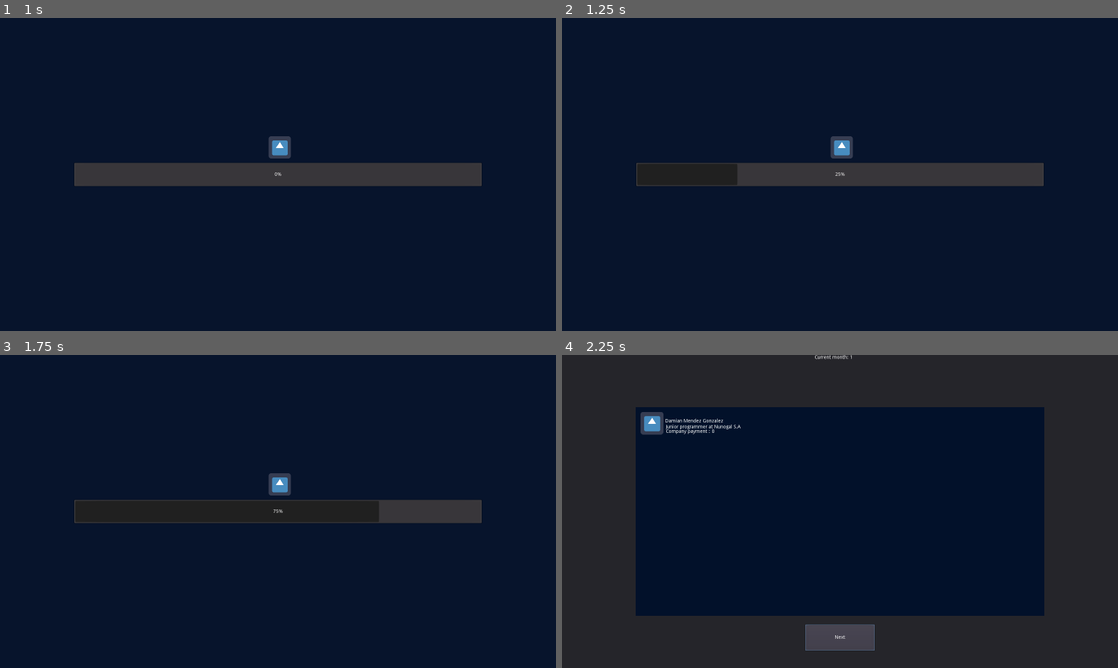
Above: before the commit, frames 1-4 (two rows, left to right).
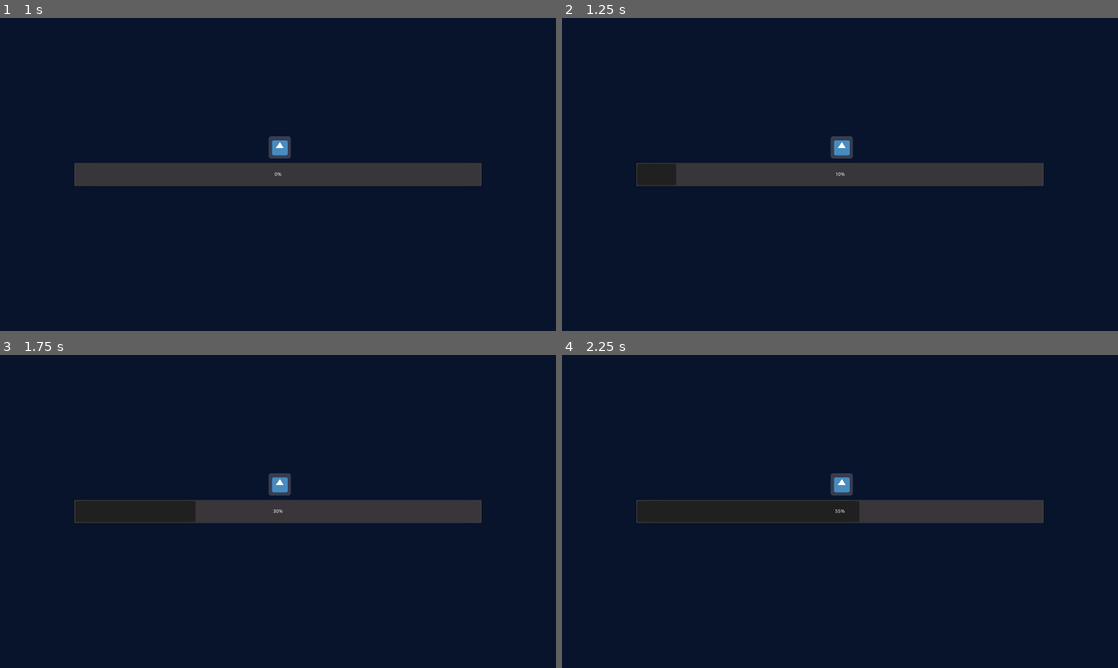
Above: after the commit, the same moments.

Repository: Clovisindo/CV-Please
Game: Godot game, scene res://scenes/main/main.tscn
Same seed, same stepped clock (60 frames per second), same inputs: the game is played once before the commit and once after it. The engine's default icon, where the game draws it, is replaced by a stand-in: a white triangle on a blue panel in a dark square.
Inputs (mouse positions are in pixels of both pictures, inside the frame that each line leads up to):
- Up to frame 1 (1 s): click "Terminar Día" at 0.5 s
- Up to frame 2 (1.25 s): no input
- Up to frame 3 (1.75 s): move the mouse to (400, 495) at 1.27 s; click (400, 495) at 1.42 s
- Up to frame 4 (2.25 s): click (840, 636) at 2 s, where only the run before the commit has a clickable "Next"

Frame 1 is identical in both runs. In frame 2, 0.7% of the frame differs, in the area x 20-51%, y 46-54%; in frame 3, 2.2%; in frame 4, 57%, in the area x 0-100%, y 0-100%.
Error before the commit: Invalid get index 'full_name' (on base: 'Nil'). (res://scenes/game/items/resume/resume_manager.gd:34)

Commit message:
Cambios interfaz escenas de pagos
Añadido el estilo de tema a las escenas de pago

Diff:
--- a/data/puzzles/Clovis.tres
+++ b/data/puzzles/Clovis.tres
@@ -16,11 +16,11 @@
 
 [sub_resource type="Resource" id=14]
 script = ExtResource( 6 )
+type_special_condition = 0
 value_text_ok = "The company is very pleased  with the applicant: "
 value_text_nok = "The company is very upset  with the you, that applicant was perfect: "
-value_OK = 50
-value_NOK = -50
-type_special_condition = 0
+value_ok = 0
+value_nok = 0
 
 [sub_resource type="Resource" id=7]
 script = ExtResource( 3 )
--- a/scenes/game/items/resume/applicant_resume.tscn
+++ b/scenes/game/items/resume/applicant_resume.tscn
@@ -6,19 +6,56 @@
 [ext_resource path="res://scenes/game/items/resume/payment_resume.tscn" type="PackedScene" id=4]
 [ext_resource path="res://src/domain/resume_payments/next_payment_resume.gd" type="Script" id=5]
 [ext_resource path="res://scenes/game/items/resume/detail_resume_panel.tscn" type="PackedScene" id=6]
+[ext_resource path="res://assets/themes/digital_panels.tres" type="Theme" id=8]
+[ext_resource path="res://assets/sprites/UI/MainPanel02.png" type="Texture" id=9]
+[ext_resource path="res://assets/sprites/UI/Button06.png" type="Texture" id=10]
+[ext_resource path="res://assets/sprites/UI/Button12.png" type="Texture" id=11]
+[ext_resource path="res://assets/sprites/UI/Background.jpg" type="Texture" id=12]
 
-[sub_resource type="Theme" id=1]
+[sub_resource type="StyleBoxTexture" id=10]
+texture = ExtResource( 12 )
+region_rect = Rect2( 0, 0, 1700, 1080 )
 
-[node name="resume_applicant" type="Control"]
+[sub_resource type="StyleBoxTexture" id=3]
+texture = ExtResource( 9 )
+region_rect = Rect2( 0, 0, 302, 403 )
+
+[sub_resource type="StyleBoxTexture" id=4]
+texture = ExtResource( 10 )
+region_rect = Rect2( 0, 0, 56, 58 )
+
+[sub_resource type="StyleBoxTexture" id=5]
+texture = ExtResource( 10 )
+region_rect = Rect2( 0, 0, 56, 58 )
+
+[sub_resource type="StyleBoxTexture" id=6]
+texture = ExtResource( 10 )
+region_rect = Rect2( 0, 0, 56, 58 )
+
+[sub_resource type="StyleBoxTexture" id=7]
+texture = ExtResource( 11 )
+region_rect = Rect2( 0, 0, 105, 21 )
+
+[sub_resource type="StyleBoxTexture" id=8]
+texture = ExtResource( 11 )
+region_rect = Rect2( 0, 0, 105, 21 )
+
+[sub_resource type="StyleBoxTexture" id=9]
+texture = ExtResource( 11 )
+region_rect = Rect2( 0, 0, 105, 21 )
+
+[node name="resume_applicant" type="Panel"]
 margin_right = 1600.0
 margin_bottom = 900.0
+theme = ExtResource( 8 )
+custom_styles/panel = SubResource( 10 )
 script = ExtResource( 2 )
 detail_applicant = ExtResource( 6 )
 
 [node name="Panel" type="Panel" parent="."]
+self_modulate = Color( 1, 1, 1, 0 )
 margin_right = 1600.0
 margin_bottom = 900.0
-theme = SubResource( 1 )
 
 [node name="CurrentMonth" type="RichTextLabel" parent="Panel"]
 anchor_left = 0.5
@@ -29,11 +66,12 @@
 text = "Current month : 1"
 
 [node name="resumeContainer" type="Panel" parent="Panel"]
-self_modulate = Color( 0.054902, 0.466667, 1, 1 )
 margin_left = 212.0
 margin_top = 150.0
 margin_right = 1388.0
 margin_bottom = 750.0
+theme = ExtResource( 8 )
+custom_styles/panel = SubResource( 3 )
 
 [node name="applicantImage" type="Sprite" parent="Panel/resumeContainer"]
 position = Vector2( 47, 46 )
@@ -50,22 +88,22 @@
 [node name="CategoryCompanyLabel" type="RichTextLabel" parent="Panel/resumeContainer"]
 margin_left = 87.0
 margin_top = 50.0
-margin_right = 324.0
-margin_bottom = 68.0
+margin_right = 537.0
+margin_bottom = 69.0
 text = "Junior programmer at Nunogal S.A"
 
 [node name="PaymentLabel" type="RichTextLabel" parent="Panel/resumeContainer"]
 margin_left = 87.0
 margin_top = 63.0
-margin_right = 249.0
-margin_bottom = 80.0
+margin_right = 280.0
+margin_bottom = 86.0
 text = "Company payment : "
 
 [node name="PaymentAmountLabel" type="RichTextLabel" parent="Panel/resumeContainer"]
-margin_left = 219.0
+margin_left = 236.0
 margin_top = 63.0
-margin_right = 249.0
-margin_bottom = 80.0
+margin_right = 372.0
+margin_bottom = 90.0
 text = "0"
 
 [node name="DetailHBoxContainer" type="VBoxContainer" parent="Panel/resumeContainer"]
@@ -84,6 +122,10 @@
 margin_top = -125.0
 margin_right = 100.0
 margin_bottom = -50.0
+theme = ExtResource( 8 )
+custom_styles/hover = SubResource( 4 )
+custom_styles/pressed = SubResource( 5 )
+custom_styles/normal = SubResource( 6 )
 text = "Next"
 script = ExtResource( 3 )
 
@@ -97,6 +139,10 @@
 margin_top = -125.0
 margin_right = 320.0
 margin_bottom = -50.0
+theme = ExtResource( 8 )
+custom_styles/hover = SubResource( 7 )
+custom_styles/pressed = SubResource( 8 )
+custom_styles/normal = SubResource( 9 )
 text = "Payments"
 script = ExtResource( 5 )
 
--- a/scenes/game/items/resume/payment_resume.tscn
+++ b/scenes/game/items/resume/payment_resume.tscn
@@ -1,12 +1,29 @@
-[gd_scene load_steps=4 format=2]
+[gd_scene load_steps=10 format=2]
 
 [ext_resource path="res://src/domain/resume_payments/payment_month_resume.gd" type="Script" id=1]
 [ext_resource path="res://src/domain/resume_payments/end_payment_resume.gd" type="Script" id=2]
 [ext_resource path="res://scenes/game/items/resume/detail_payment_panel.tscn" type="PackedScene" id=3]
+[ext_resource path="res://assets/themes/digital_panels.tres" type="Theme" id=4]
+[ext_resource path="res://assets/sprites/UI/Button06.png" type="Texture" id=5]
+[ext_resource path="res://assets/fonts/Main_font_Kenney_Pixel.tres" type="DynamicFont" id=6]
+
+[sub_resource type="StyleBoxTexture" id=1]
+texture = ExtResource( 5 )
+region_rect = Rect2( 0, 0, 56, 58 )
+
+[sub_resource type="StyleBoxTexture" id=2]
+texture = ExtResource( 5 )
+region_rect = Rect2( 0, 0, 56, 58 )
+
+[sub_resource type="StyleBoxTexture" id=3]
+texture = ExtResource( 5 )
+region_rect = Rect2( 0, 0, 56, 58 )
 
 [node name="PaymentPanel" type="Panel"]
+self_modulate = Color( 1, 1, 1, 0 )
 margin_right = 1600.0
 margin_bottom = 900.0
+theme = ExtResource( 4 )
 script = ExtResource( 1 )
 detail_payment = ExtResource( 3 )
 
@@ -38,7 +55,7 @@
 [node name="MonthBillsRTextLabel" type="RichTextLabel" parent="PaymentPanel"]
 margin_left = 334.0
 margin_top = 104.0
-margin_right = 422.0
+margin_right = 433.0
 margin_bottom = 126.0
 custom_colors/default_color = Color( 1, 1, 1, 1 )
 text = "Month bills :"
@@ -52,8 +69,8 @@
 [node name="ExtraBillsRTextLabel" type="RichTextLabel" parent="PaymentPanel"]
 margin_left = 333.0
 margin_top = 286.0
-margin_right = 470.0
-margin_bottom = 303.0
+margin_right = 438.0
+margin_bottom = 306.0
 custom_colors/default_color = Color( 1, 1, 1, 1 )
 text = "Month bills :"
 
@@ -69,7 +86,7 @@
 [node name="MonthSalaryLabel" type="RichTextLabel" parent="PaymentPanel"]
 margin_left = 763.0
 margin_top = 128.0
-margin_right = 932.0
+margin_right = 936.0
 margin_bottom = 151.0
 custom_colors/default_color = Color( 1, 1, 1, 1 )
 text = "Month salary :"
@@ -84,15 +101,15 @@
 [node name="CurrentBalanceLabel" type="RichTextLabel" parent="PaymentPanel"]
 margin_left = 763.0
 margin_top = 149.0
-margin_right = 877.0
+margin_right = 911.0
 margin_bottom = 168.0
 custom_colors/default_color = Color( 1, 1, 1, 1 )
 text = "Current balance:"
 
 [node name="CurrentBalanceNumber" type="RichTextLabel" parent="PaymentPanel"]
-margin_left = 875.0
+margin_left = 901.0
 margin_top = 149.0
-margin_right = 1003.0
+margin_right = 1029.0
 margin_bottom = 170.0
 custom_colors/default_color = Color( 1, 1, 1, 1 )
 
@@ -105,6 +122,7 @@
 text = "Penalties :"
 
 [node name="PenaltiesPanel" type="Panel" parent="PaymentPanel"]
+self_modulate = Color( 1, 1, 1, 0 )
 margin_left = 763.0
 margin_top = 323.0
 margin_right = 1013.0
@@ -127,5 +145,10 @@
 margin_top = 508.0
 margin_right = 761.0
 margin_bottom = 580.0
+theme = ExtResource( 4 )
+custom_fonts/font = ExtResource( 6 )
+custom_styles/hover = SubResource( 1 )
+custom_styles/pressed = SubResource( 2 )
+custom_styles/normal = SubResource( 3 )
 text = "Next day"
 script = ExtResource( 2 )
Binary file added: assets/sprites/UI/Background.jpg
Not shown, added: assets/sprites/UI/Background.jpg.import
Binary file added: assets/sprites/UI/Card X5.png
Not shown, added: assets/sprites/UI/Card X5.png.import
Binary file added: assets/sprites/UI/Card X6.png
Not shown, added: assets/sprites/UI/Card X6.png.import
Binary file added: assets/sprites/UI/Custom Button Normal 2.png
Not shown, added: assets/sprites/UI/Custom Button Normal 2.png.import
Binary file added: assets/sprites/UI/Panel 6.png
Not shown, added: assets/sprites/UI/Panel 6.png.import
Not shown: 1 places in scenes/game/items/resume/applicant_resume.tscn that only renumber resources
